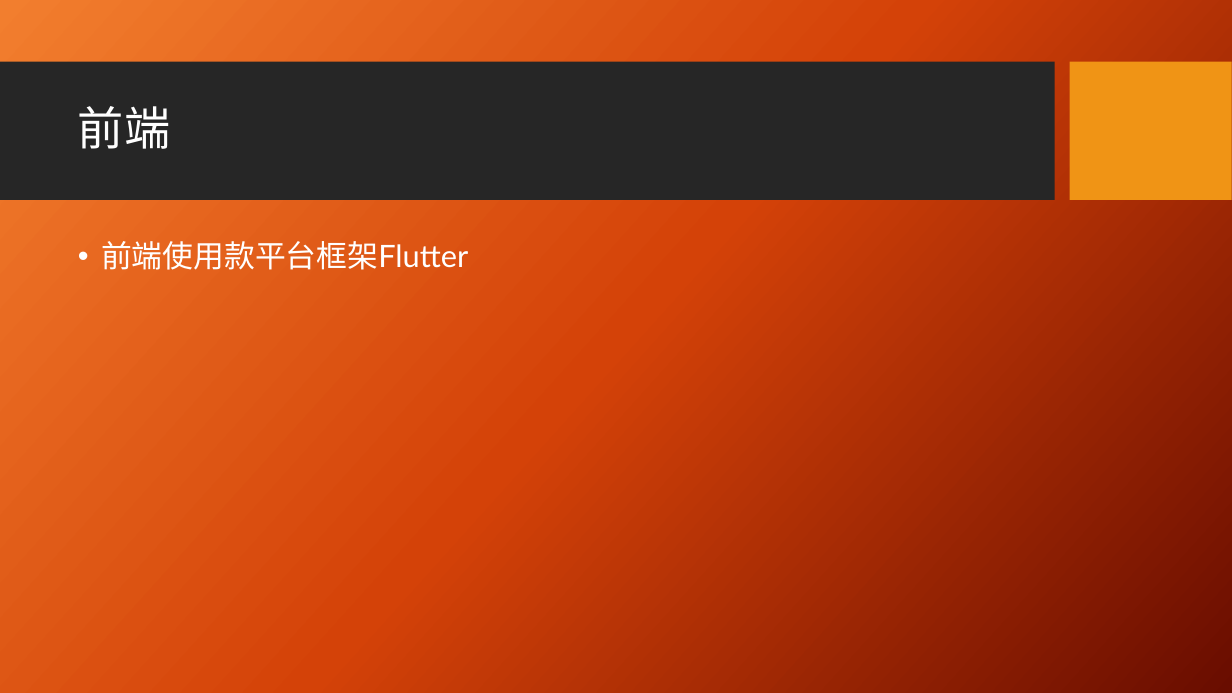
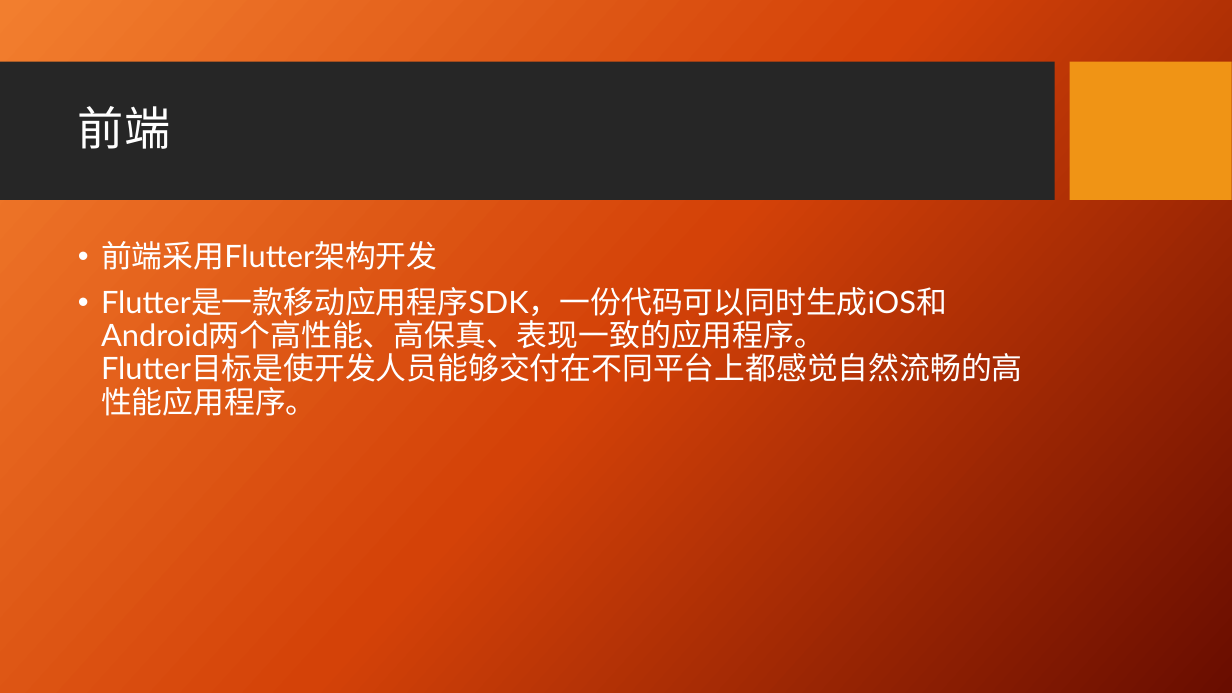
Before and after one commit to xiaowenhaohub/cjxy-cloud, a slide deck: slide 6 of docs/毕业答辩.pptx. Drawn at 1232x693 pixels with LibreOffice and Linux fonts; fonts in the diff are those of the drawing; background and template pictures are left out. Boxes give left, top, right and bottom in pixels: in the first picture for what was removed or moved away, otherwise in the second. Text is boxed around its words. In the diff, an @@ line names an element or a change of style, - is before the commit and + after.

```diff
--- a/docs/毕业答辩.pptx
+++ b/docs/毕业答辩.pptx
@@ text at <box>101,241,947,416</box>: text changed @@
-• 前端使用款平台框架Flutter
+• 前端采用Flutter架构开发
+• Flutter是一款移动应用程序SDK，一份代码可以同时生成iOS和Android两个高性能、高保真、表现一致的应用程序。
+  Flutter目标是使开发人员能够交付在不同平台上都感觉自然流畅的高性能应用程序。
```
Also in this commit, not shown: 4 other slides changed, 1 slide added, 10 other files.
